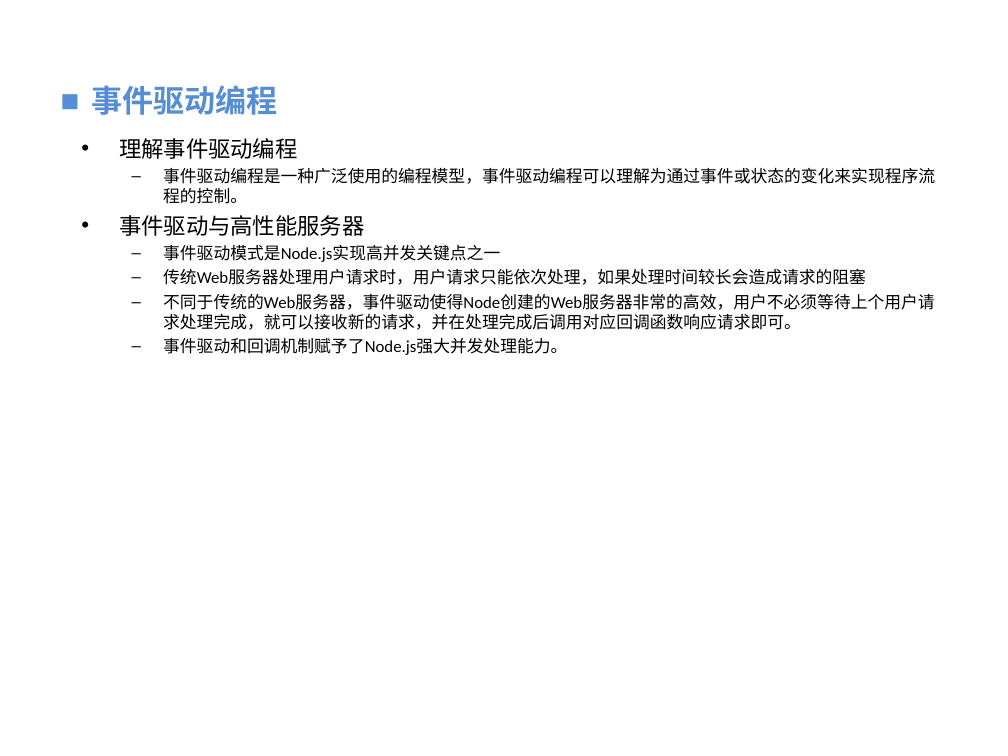
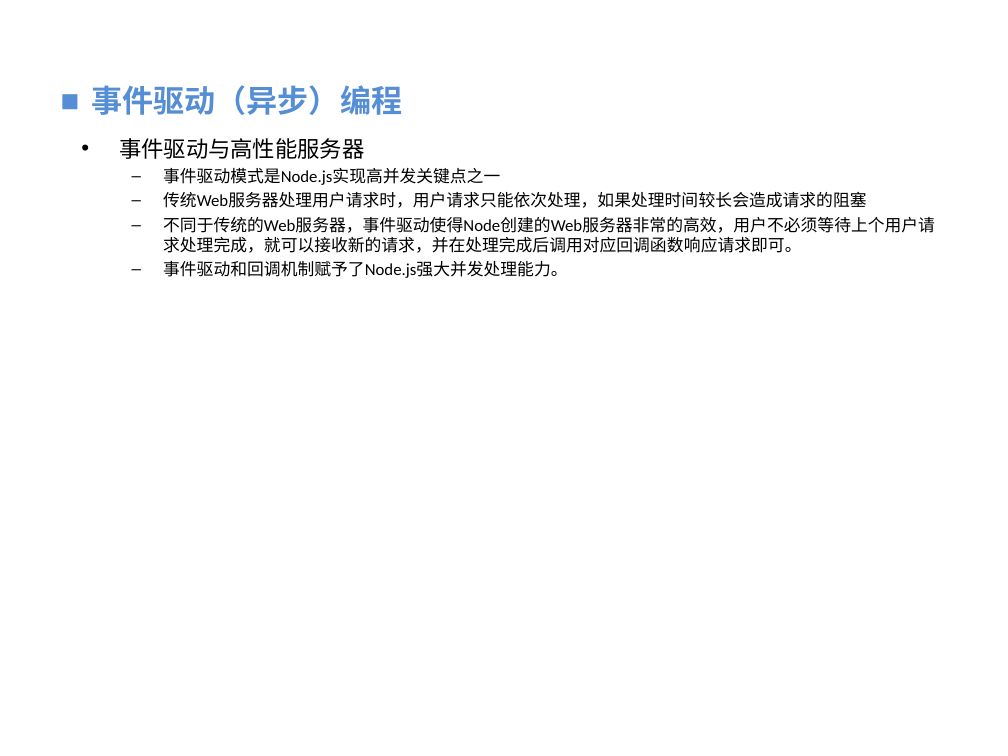
Before and after one commit to vaik/Documents, a slide deck: slide 23 of 我的分享/NodeJS基础概念理解.ppt (slide 21 before the commit). Drawn at 1008x756 pixels with LibreOffice and Linux fonts; fonts in the diff are those of the drawing; background and template pictures are left out. Boxes give left, top, right and bottom in pixels: in the first picture for what was removed or moved away, otherwise in the second. Text is boxed around its words. In the diff, an @@ line names an element or a change of style, - is before the commit and + after.

Commit message:
添加和修改
1 添加事件驱动编程.ppt
2 修整NodeJS基础概念理解

```diff
--- a/我的分享/NodeJS基础概念理解.ppt
+++ b/我的分享/NodeJS基础概念理解.ppt
@@ text at box(91, 85, 402, 115): text changed @@
-■ 事件驱动编程
+■ 事件驱动（异步）编程
@@ text at box(119, 138, 935, 204): paragraphs removed @@
-• 理解事件驱动编程
-  – 事件驱动编程是一种广泛使用的编程模型，事件驱动编程可以理解为通过事件或状态的变化来实现程序流程的控制。
```
Also in this commit, not shown: 7 other slides changed, 3 slides added, 1 other file.
